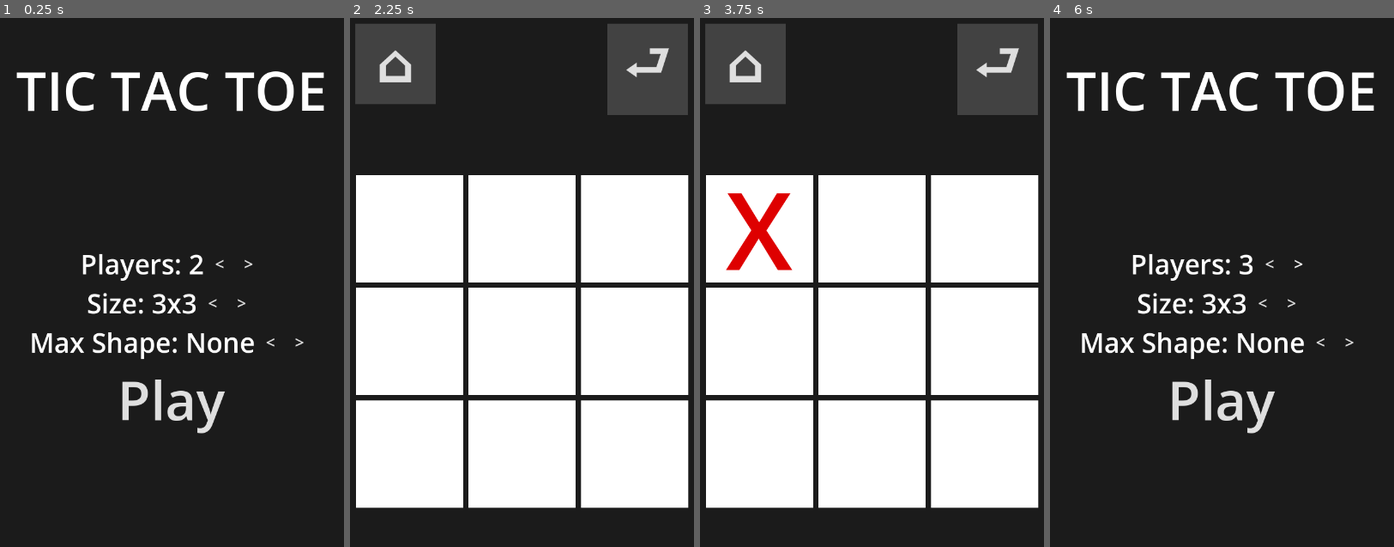
Above: before the commit, frames 1-4 (left to right).
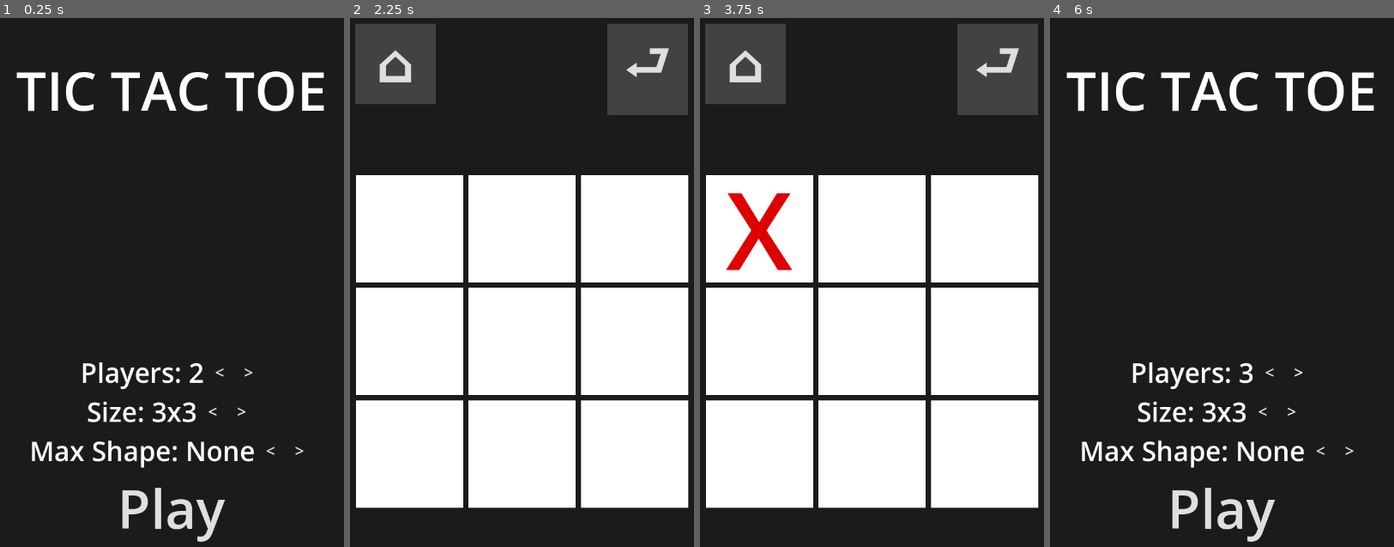
Above: after the commit, the same moments.

Repository: IonAir1/Tic-Tac-Toe
Game: Godot game, scene res://menu/main_menu.tscn
The game is run twice, just before and just after one commit, with the same random seed, the same clock (stepped at 60 frames per second) and the same inputs.
Inputs (mouse positions are in pixels of both pictures, inside the frame that each line leads up to):
- Up to frame 1 (0.25 s): no input
- Up to frame 2 (2.25 s): click "Play" at 0.5 s; click "⌂" at 1.25 s; click "Play" at 2 s
- Up to frame 3 (3.75 s): click "⮐" at 2.75 s; click (758, 229) at 3.52 s
- Up to frame 4 (6 s): click "⌂" at 4.25 s; click "<" at 5 s; click ">" at 5.75 s

The runs differ from the first frame. In frame 1, 6.1% of the frame differs, in the area x 9-89%, y 44-100%; in frame 2, nothing differs; in frame 3, nothing differs; in frame 4, 6.2%.

Commit message:
added padding to main menu

Diff:
--- a/menu/main_menu.tscn
+++ b/menu/main_menu.tscn
@@ -93,6 +93,11 @@
 size_flags_horizontal = 4
 size_flags_vertical = 4
 
+[node name="HSeparator3" type="HSeparator" parent="MarginContainer/Menu"]
+modulate = Color(1, 1, 1, 0)
+custom_minimum_size = Vector2(0, 400)
+layout_mode = 2
+
 [node name="Players" type="HBoxContainer" parent="MarginContainer/Menu"]
 layout_mode = 2
 alignment = 1
